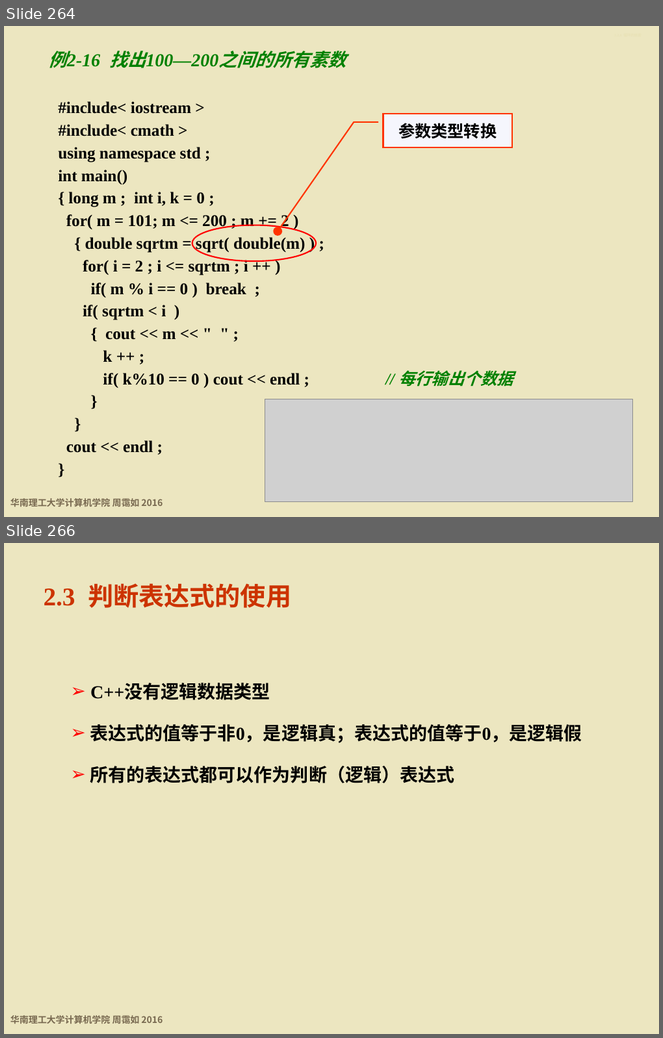
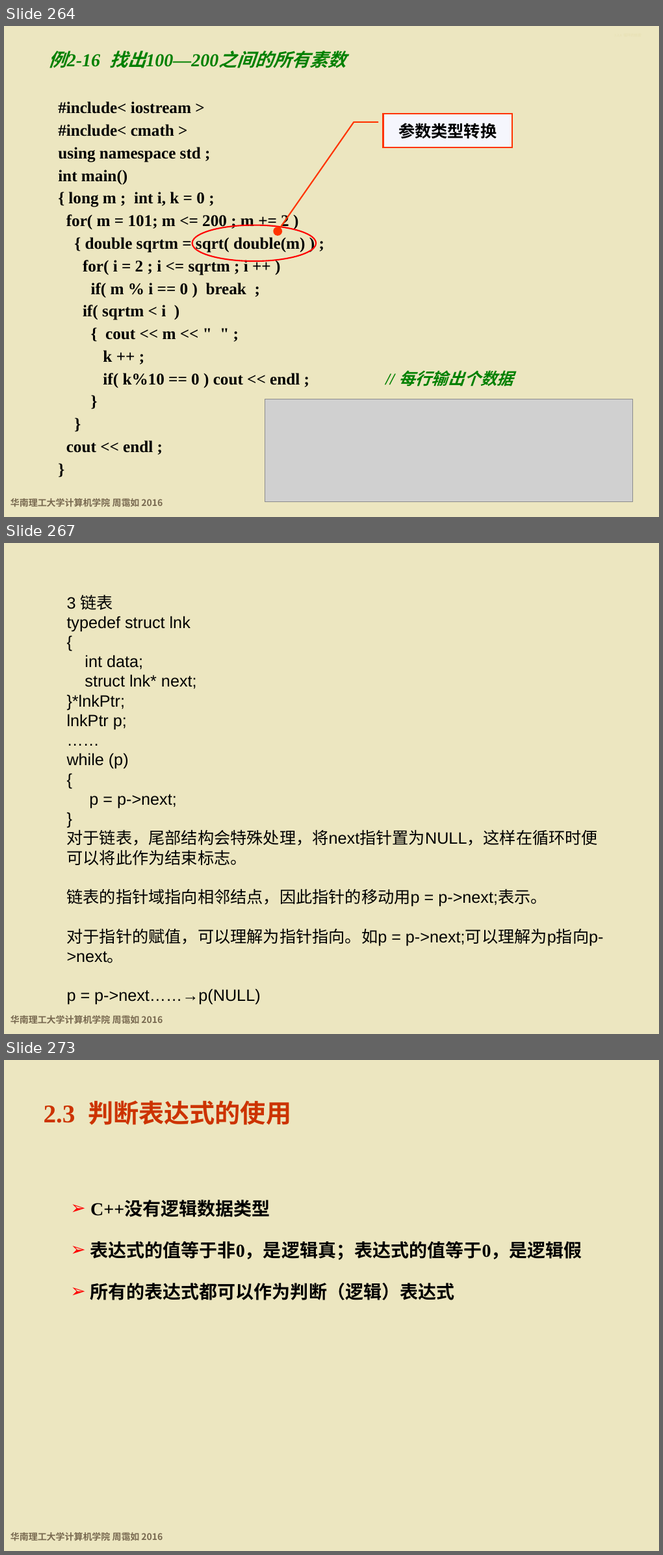
Before and after one commit to wwuhn/wwuhn.github.io, a slide deck: bookspcClassic/C++程序设计基础（第5版）周霭如/2-程序控制结构.pptx. Shown one above the other, each under a label of ours: slides 264 and 266 before the commit, slides 264, 267 and 273 after it; the slides between them are not shown. The pictures are 663x1038 and 663x1555 pixels, drawn with LibreOffice and Linux fonts; fonts in the diff are those of the drawing; grey boxes stand for pictures; background and template pictures are left out. Boxes give left, top, right and bottom in pixels: in the first picture for what was removed or moved away, otherwise in the second. Text is boxed around its words. In the diff, an @@ line names an element or a change of style, - is before the commit and + after.

```diff
--- a/bookspcClassic/C++程序设计基础（第5版）周霭如/2-程序控制结构.pptx
+++ b/bookspcClassic/C++程序设计基础（第5版）周霭如/2-程序控制结构.pptx
@@ slide 267 added at [4, 543, 659, 1034], background #ECE6C0; not listed: 1 template element that a slide beside it also shows @@
@@ text added at [67, 595, 604, 1005], 18 pt, text #000000 @@
+3 链表
+typedef struct lnk
+{
+int data;
+struct lnk* next;
+}*lnkPtr;
+lnkPtr p;
+……
+while (p)
+{
+p = p->next;
+}
+对于链表，尾部结构会特殊处理，将next指针置为NULL，这样在循环时便可以将此作为结束标志。
+链表的指针域指向相邻结点，因此指针的移动用p = p->next;表示。
+对于指针的赋值，可以理解为指针指向。如p = p->next;可以理解为p指向p->next。
+p = p->next……→p(NULL)
@@ what was slide 266 is now slide 273 @@
```
Also in this commit, not shown: 1 slide changed, 6 other slides added.
